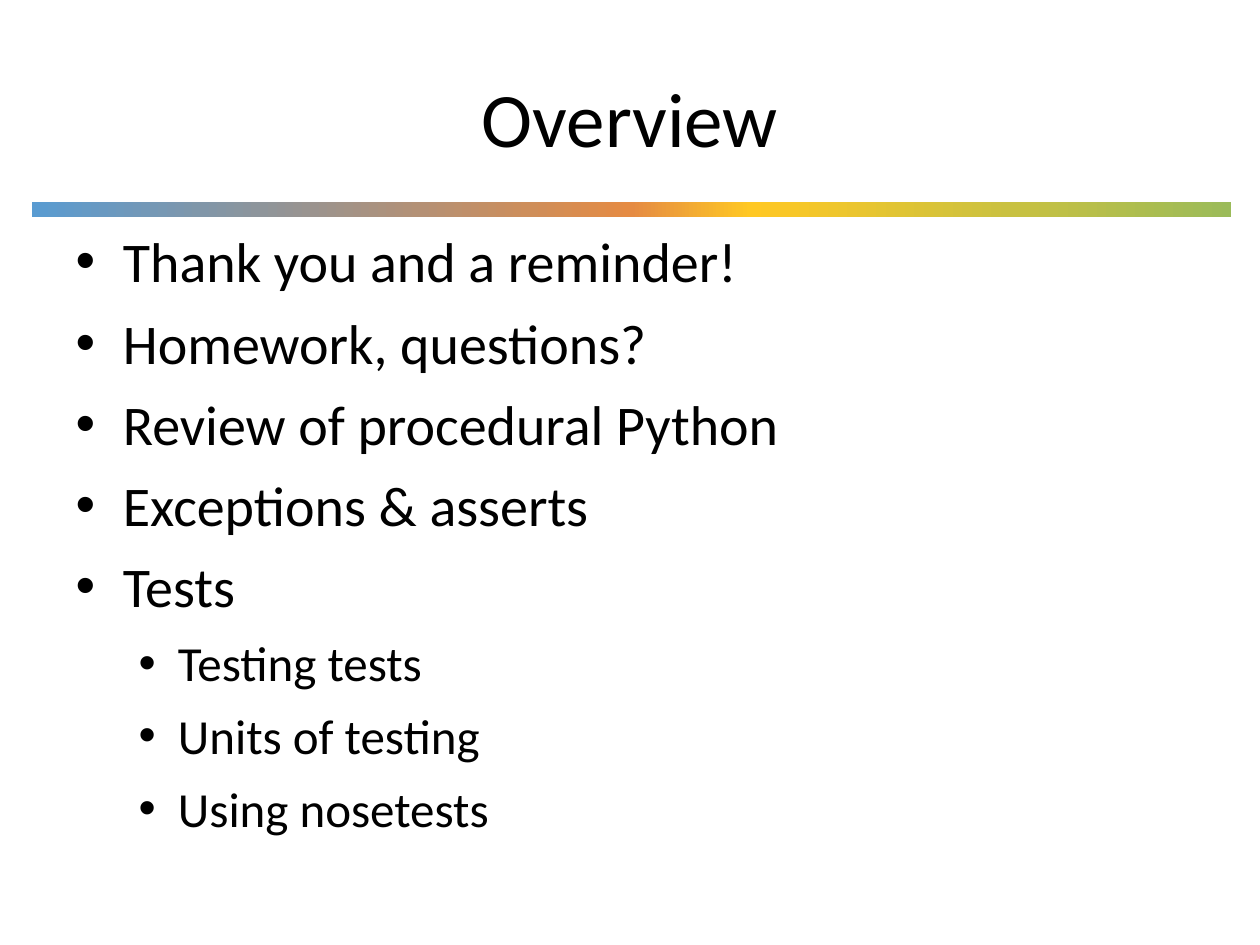
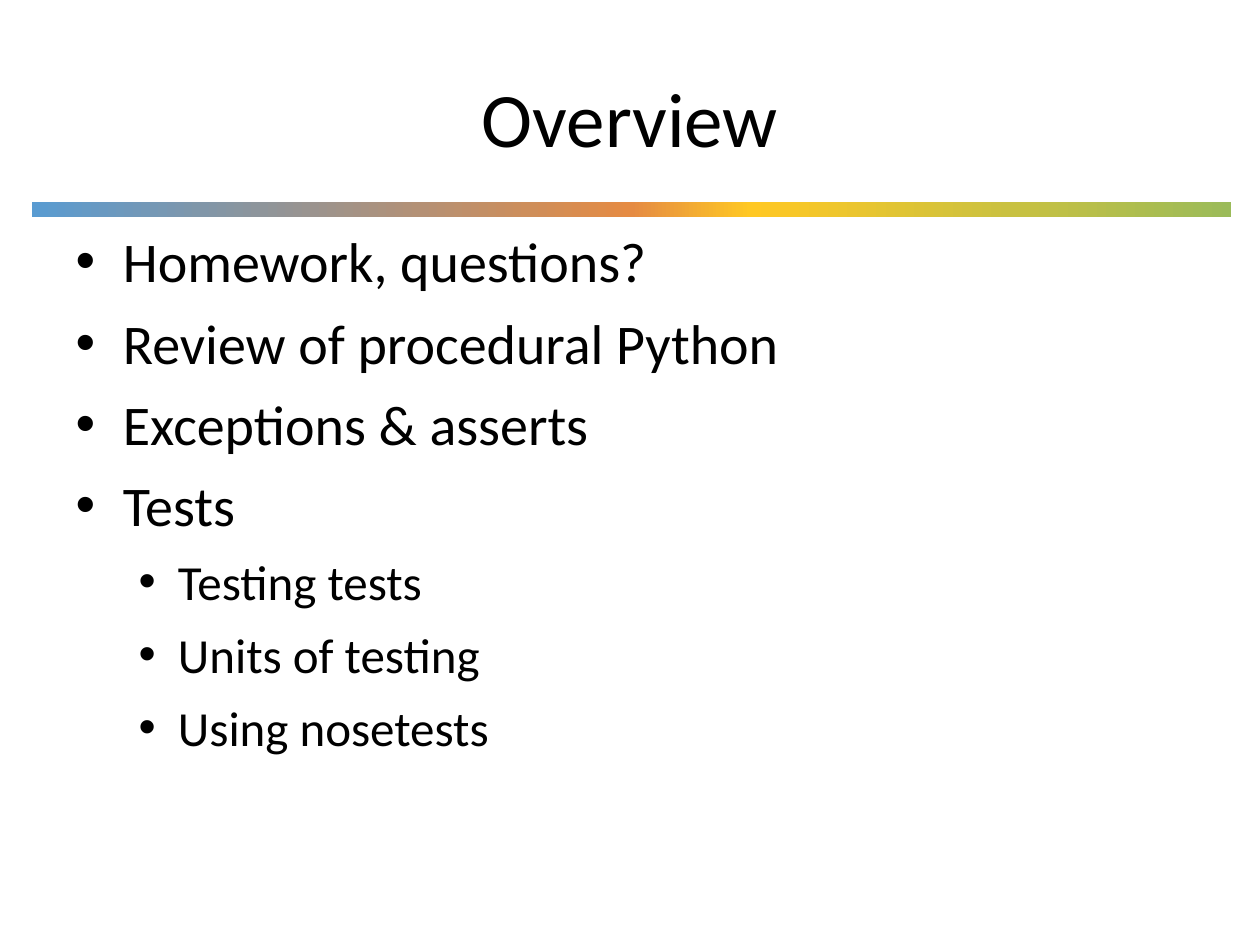
Before and after one commit to UWDIRECT/UWDIRECT.github.io, a slide deck: slide 2 of Wi18_content/SEDS/L7.Testing.pptx. Drawn at 1260x945 pixels with LibreOffice and Linux fonts; fonts in the diff are those of the drawing; background and template pictures are left out. Boxes give left, top, right and bottom in pixels: in the first picture for what was removed or moved away, otherwise in the second. Text is boxed around its words. In the diff, an @@ line names an element or a change of style, - is before the commit and + after.

Commit message:
updated slides from lecture

```diff
--- a/Wi18_content/SEDS/L7.Testing.pptx
+++ b/Wi18_content/SEDS/L7.Testing.pptx
@@ text at (x1=123, y1=243, x2=737, y2=291): paragraph removed @@
-• Thank you and a reminder!
```
